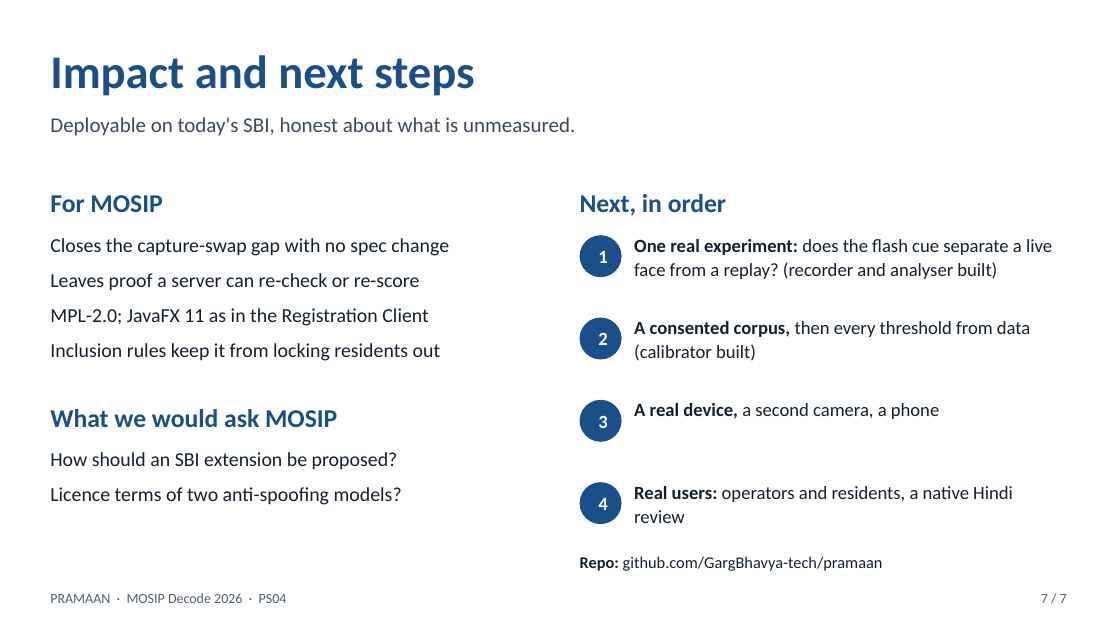
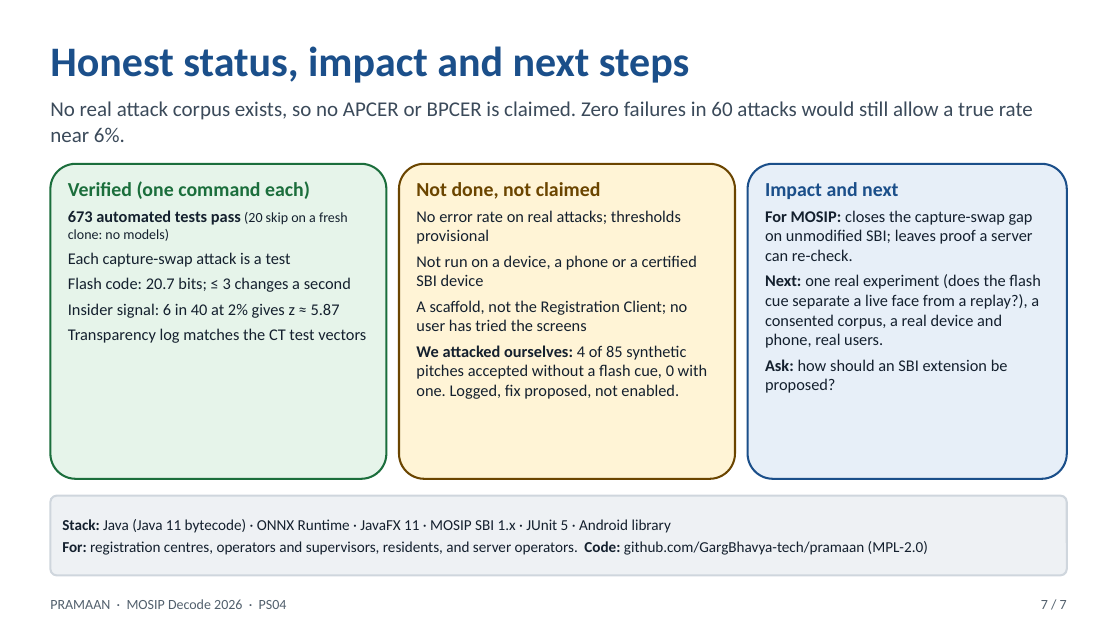
Before and after one commit to GargBhavya-tech/pramaan, a slide deck: slide 7 of docs/submission/PRAMAAN-pitch-7slides.pptx. Drawn at 1120x630 pixels with LibreOffice and Linux fonts; fonts in the diff are those of the drawing. Boxes give left, top, right and bottom in pixels: in the first picture for what was removed or moved away, otherwise in the second. Text is boxed around its words. In the diff, an @@ line names an element or a change of style, - is before the commit and + after.

Commit message:
Redesign the pitch deck around what is different: comparison, architecture diagram, how-it-works slides, 7-slide and 10-slide editions

```diff
--- a/docs/submission/PRAMAAN-pitch-7slides.pptx
+++ b/docs/submission/PRAMAAN-pitch-7slides.pptx
@@ text at (50,46,690,83): text changed; size 40 to 36 pt @@
-Impact and next steps
+Honest status, impact and next steps
@@ text at (50,101,1033,142): text changed @@
-Deployable on today's SBI, honest about what is unmeasured.
+No real attack corpus exists, so no APCER or BPCER is claimed. Zero failures in 60 attacks would still allow a true rate near 6%.
@@ rounded rectangle added at (50,164,386,479), fill #E6F4EA, outline #1B6E3C 1.75 pt, 14 pt, text #14202E @@
+Verified (one command each)
+673 automated tests pass (20 skip on a fresh clone: no models)
+Each capture-swap attack is a test
+Flash code: 20.7 bits; ≤ 3 changes a second
+Insider signal: 6 in 40 at 2% gives z ≈ 5.87
+Transparency log matches the CT test vectors
@@ rounded rectangle added at (399,164,735,479), fill #FFF4D6, outline #6B4500 1.75 pt, 14 pt, text #14202E @@
+Not done, not claimed
+No error rate on real attacks; thresholds provisional
+Not run on a device, a phone or a certified SBI device
+A scaffold, not the Registration Client; no user has tried the screens
+We attacked ourselves: 4 of 85 synthetic pitches accepted without a flash cue, 0 with one. Logged, fix proposed, not enabled.
@@ rounded rectangle added at (748,164,1067,479), fill #E7EFF8, outline #1B4F8A 1.75 pt, 14 pt, text #14202E @@
+Impact and next
+For MOSIP: closes the capture-swap gap on unmodified SBI; leaves proof a server can re-check.
+Next: one real experiment (does the flash cue separate a live face from a replay?), a consented corpus, a real device and phone, real users.
+Ask: how should an SBI extension be proposed?
@@ text removed at (50,195,162,212) @@
-For MOSIP
@@ text removed at (580,194,726,215) @@
-Next, in order
@@ text removed at (50,238,449,361) @@
-Closes the capture-swap gap with no spec change
-Leaves proof a server can re-check or re-score
-MPL-2.0; JavaFX 11 as in the Registration Client
-Inclusion rules keep it from locking residents out
@@ ellipse removed at (580,235,622,277) @@
-1
@@ text removed at (634,239,1052,279) @@
-One real experiment: does the flash cue separate a live face from a replay? (recorder and analyser built)
@@ ellipse removed at (580,318,622,360) @@
-2
@@ text removed at (634,321,1030,361) @@
-A consented corpus, then every threshold from data (calibrator built)
@@ text removed at (50,409,337,427) @@
-What we would ask MOSIP
@@ ellipse removed at (580,400,622,442) @@
-3
@@ text removed at (634,403,939,419) @@
-A real device, a second camera, a phone
@@ text removed at (50,452,402,505) @@
-How should an SBI extension be proposed?
-Licence terms of two anti-spoofing models?
@@ rounded rectangle added at (50,496,1067,576), fill #EEF1F4, outline #CFD6DD 1.75 pt, 13 pt, text #14202E @@
+Stack: Java (Java 11 bytecode) · ONNX Runtime · JavaFX 11 · MOSIP SBI 1.x · JUnit 5 · Android library
+For: registration centres, operators and supervisors, residents, and server operators. Code: github.com/GargBhavya-tech/pramaan (MPL-2.0)
@@ ellipse removed at (580,482,622,524) @@
-4
@@ text removed at (634,486,1013,523) @@
-Real users: operators and residents, a native Hindi review
@@ text removed at (580,556,883,571) @@
-Repo: github.com/GargBhavya-tech/pramaan
@@ text "PRAMAAN · MOSIP Decode 2026 ..." at (50,599,287,609): line spacing 1.08 to 1.05 @@
@@ text "7 / 7" at (1041,600,1067,609): line spacing 1.08 to 1.05 @@
```
Also in this commit, not shown: 2 other slides changed, 4 slides added, 4 slides removed, 3 other files.
